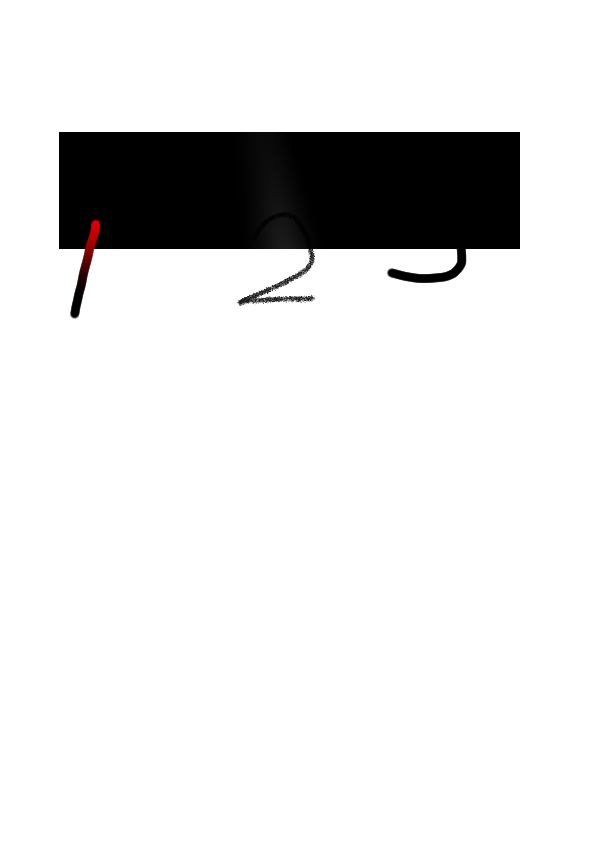
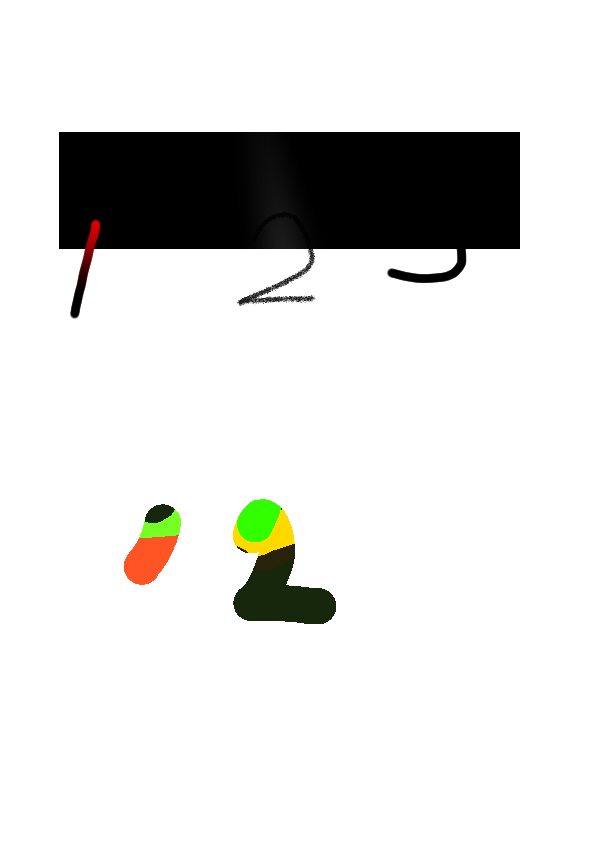
Two versions of the same layered image (595×842). Layer-by-layer changes:
added group "Clipping" with 6 layers above "toCrop" over [124, 499, 336, 624]
added layer "圖層 10" in group "Clipping" over [237, 499, 284, 542]
added layer "圖層 9" in group "Clipping" over [233, 499, 295, 571]
added layer "圖層 8" in group "Clipping" over [233, 499, 336, 624]
added layer "圖層 7" in group "Clipping" over [144, 504, 176, 523]
added layer "圖層 6" in group "Clipping" over [139, 501, 254, 538]
moved "圖層 1" into group "Clipping", painted on it over [124, 504, 181, 585]
